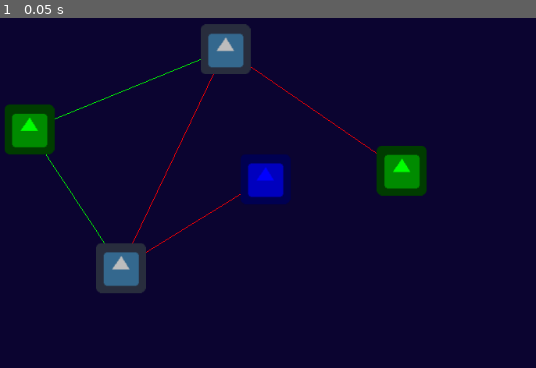
Above: before the commit, frame 1.
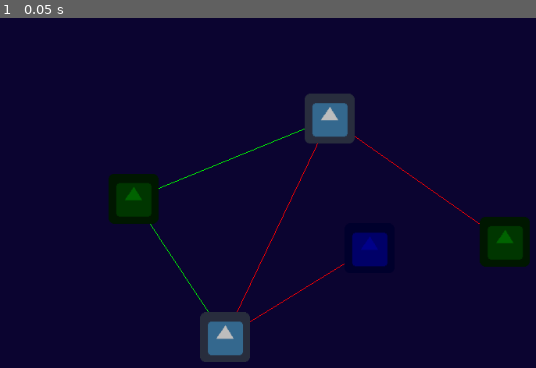
Above: after the commit, the same moment.

Repository: KerDelos/LD48
Game: Godot game, scene res://game/gameplay/net_map.tscn
The game is run twice, just before and just after one commit, with the same random seed, the same clock (stepped at 60 frames per second) and the same inputs. The engine's default icon, where the game draws it, is replaced by a stand-in: a white triangle on a blue panel in a dark square.
Inputs:
- Up to frame 1 (0.05 s): no input

The runs differ from the first frame. In frame 1, 13% of the frame differs, in the area x 0-99%, y 1-99%.

Commit message:
click on nodes to control them

Diff:
--- a/godot/game/gameplay/net_map.tscn
+++ b/godot/game/gameplay/net_map.tscn
@@ -3,7 +3,7 @@
 [ext_resource path="res://game/gameplay/net_node.tscn" type="PackedScene" id=1]
 
 [node name="Node2D" type="Node2D"]
-position = Vector2( -1.68188, -5.04541 )
+position = Vector2( 131.66, 83.8491 )
 
 [node name="net_node" parent="." instance=ExtResource( 1 )]
 position = Vector2( 39.1924, 161.915 )
@@ -22,7 +22,7 @@
 node_type = 2
 
 [node name="net_node4" parent="." instance=ExtResource( 1 )]
-position = Vector2( 515.812, 214.654 )
+position = Vector2( 514.623, 217.032 )
 node_type = 1
 
 [node name="net_node5" parent="." instance=ExtResource( 1 )]
--- a/godot/game/gameplay/net_node.gd
+++ b/godot/game/gameplay/net_node.gd
@@ -5,10 +5,10 @@
 enum netn_type {NONE, HOME, MISC, DATA}
 
 var node_type_to_color = {
-	netn_type.NONE: Color.red,
-	netn_type.HOME: Color.green,
+	netn_type.NONE: Color.darkred,
+	netn_type.HOME: Color.darkgreen,
 	netn_type.MISC: Color.gray,
-	netn_type.DATA: Color.blue,
+	netn_type.DATA: Color.darkblue,
 }
 
 export (Array, NodePath) var out_nodes;
@@ -17,17 +17,40 @@
 export (netn_type) var node_type;
 
 export var is_player_controlled = false;
-
+var is_player_accessible = false;
 
 # Called when the node enters the scene tree for the first time.
 func _ready():
-	pass # Replace with function body.
+	$Sprite.modulate = node_type_to_color[node_type];
+	if is_player_controlled:
+		acquired_by_player()
 
 func _process(delta):
 	update()
-	$Sprite.modulate = node_type_to_color[node_type];
 	pass
 
 func _draw():
 	for o in out_nodes:
 		draw_line(Vector2(0,0), get_node(o).position - self.position, Color.green if is_player_controlled else Color.red, 1)
+
+
+func acquired_by_player():
+	is_player_controlled = true;
+	for o in out_nodes:
+		var out_node = get_node(o);
+		out_node.is_player_accessible = true;
+
+func _on_Area2D_mouse_entered():
+	modulate = node_type_to_color[node_type].lightened(1.0)
+
+
+func _on_Area2D_mouse_exited():
+	modulate = node_type_to_color[node_type]
+
+
+func _on_Area2D_input_event(viewport, event, shape_idx):
+	if event is InputEventMouseButton \
+	and event.button_index == BUTTON_LEFT \
+	and event.is_pressed() \
+	and is_player_accessible and not is_player_controlled:
+		acquired_by_player()
--- a/godot/game/gameplay/net_node.tscn
+++ b/godot/game/gameplay/net_node.tscn
@@ -1,10 +1,22 @@
-[gd_scene load_steps=3 format=2]
+[gd_scene load_steps=4 format=2]
 
 [ext_resource path="res://icon.png" type="Texture" id=1]
 [ext_resource path="res://game/gameplay/net_node.gd" type="Script" id=2]
+
+[sub_resource type="RectangleShape2D" id=1]
+extents = Vector2( 29.3682, 29.8535 )
 
 [node name="net_node" type="Node2D"]
 script = ExtResource( 2 )
 
 [node name="Sprite" type="Sprite" parent="."]
 texture = ExtResource( 1 )
+
+[node name="Area2D" type="Area2D" parent="."]
+
+[node name="CollisionShape2D" type="CollisionShape2D" parent="Area2D"]
+shape = SubResource( 1 )
+
+[connection signal="input_event" from="Area2D" to="." method="_on_Area2D_input_event"]
+[connection signal="mouse_entered" from="Area2D" to="." method="_on_Area2D_mouse_entered"]
+[connection signal="mouse_exited" from="Area2D" to="." method="_on_Area2D_mouse_exited"]
